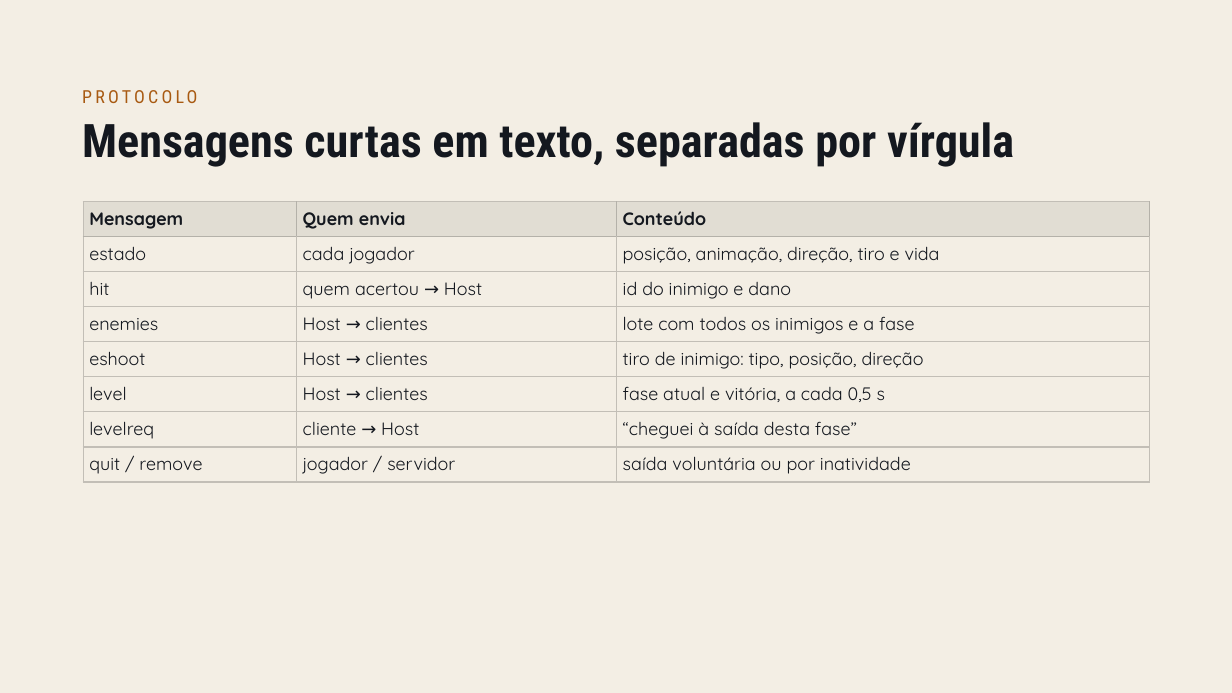
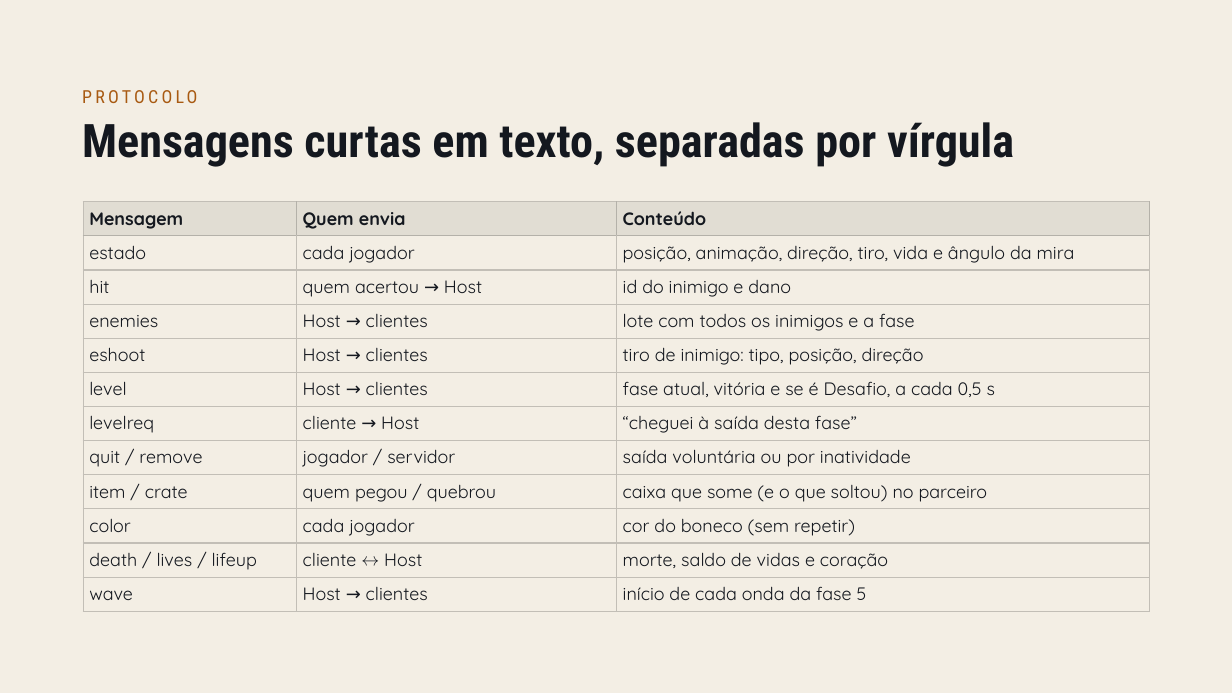
Before and after one commit to pedromota05/TrabalhoTACIII-PyShooter, a slide deck: slide 24 of docs/apresentacao/2026-11-22_slides-pyshooter_v3.pptx (slide 22 before the commit). Drawn at 1232x693 pixels with LibreOffice and Linux fonts; fonts in the diff are those of the drawing. Boxes give left, top, right and bottom in pixels: in the first picture for what was removed or moved away, otherwise in the second. Text is boxed around its words. In the diff, an @@ line names an element or a change of style, - is before the commit and + after.

Commit message:
docs: GDD, slides v3 e guia de estudo com golpe, caixas, aranhas, hordas, tela cheia e músicas

```diff
--- a/docs/apresentacao/2026-11-22_slides-pyshooter_v3.pptx
+++ b/docs/apresentacao/2026-11-22_slides-pyshooter_v3.pptx
@@ table at bbox=[83, 201, 1150, 604] @@
-row 2, column 3: posição, animação, direção, tiro e vida
+row 2, column 3: posição, animação, direção, tiro, vida e ângulo da mira
-row 6, column 3: fase atual e vitória, a cada 0,5 s
+row 6, column 3: fase atual, vitória e se é Desafio, a cada 0,5 s
+row 9: item / crate | quem pegou / quebrou | caixa que some (e o que soltou) no parceiro
+row 10: color | cada jogador | cor do boneco (sem repetir)
+row 11: death / lives / lifeup | cliente ↔ Host | morte, saldo de vidas e coração
+row 12: wave | Host → clientes | início de cada onda da fase 5
```
Also in this commit, not shown: 2 other slides changed, 3 slides added, 1 slide removed, 12 other files.
